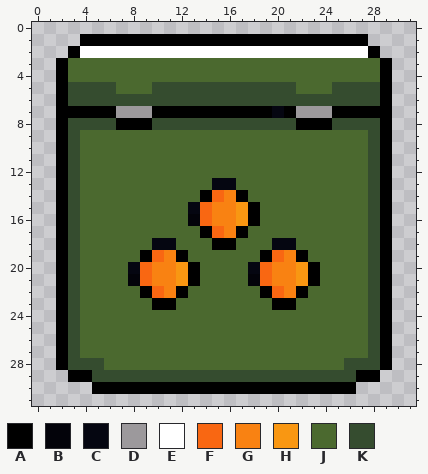
A pixel-art file gets an edit: Assets/Sprites/Crates/_ShotgunCrate.aseprite. The picture above was drawn from the file before the commit.
32x32 pixels, 1 frame. Colours within 5 levels of each other are drawn and written as one.
Palette (. is transparent): A #000000  B #03030a  C #050611  D #9c999c  E #ffffff  F #f96712  G #f98212  H #f99712  J #4b692f  K #354c2f
Pixels before, first column x 2:
 1 ..AAAAAAAAAAAAAAAAAAAAAAAA..
 2 .AEEEEEEEEEEEEEEEEEEEEEEEEA.
 3 AJJJJJJJJJJJJJJJJJJJJJJJJJJA
 4 AJJJJJJJJJJJJJJJJJJJJJJJJJJA
 5 AKKKKJJJKKKKKKKKKKKKJJJKKKKA
 6 AKKKKKKKKKKKKKKKKKKKKKKKKKKA
 7 AAAAADDDAAAAAAAAAACADDDAAAAA
 8 AKKKKAAAKKKKKKKKKKKKAAAKKKKA
 9 AKJJJJJJJJJJJJJJJJJJJJJJJJKA
10 AKJJJJJJJJJJJJJJJJJJJJJJJJKA
11 AKJJJJJJJJJJJJJJJJJJJJJJJJKA
12 AKJJJJJJJJJJJJJJJJJJJJJJJJKA
13 AKJJJJJJJJJJJCCJJJJJJJJJJJKA
14 AKJJJJJJJJJJAFGAJJJJJJJJJJKA
15 AKJJJJJJJJJCFGGHAJJJJJJJJJKA
16 AKJJJJJJJJJBFGGHAJJJJJJJJJKA
17 AKJJJJJJJJJJAFGAJJJJJJJJJJKA
18 AKJJJJJJCCJJJAAJJJCCJJJJJJKA
19 AKJJJJJAFGAJJJJJJAFGAJJJJJKA
20 AKJJJJCFGGHAJJJJCFGGHAJJJJKA
21 AKJJJJBFGGHAJJJJBFGGHAJJJJKA
22 AKJJJJJAFGAJJJJJJAFGAJJJJJKA
23 AKJJJJJJAAJJJJJJJJAAJJJJJJKA
24 AKJJJJJJJJJJJJJJJJJJJJJJJJKA
25 AKJJJJJJJJJJJJJJJJJJJJJJJJKA
26 AKJJJJJJJJJJJJJJJJJJJJJJJJKA
27 AKJJJJJJJJJJJJJJJJJJJJJJJJKA
28 AKKKJJJJJJJJJJJJJJJJJJJJKKKA
29 .AAKKKKKKKKKKKKKKKKKKKKKKAA.
30 ...AAAAAAAAAAAAAAAAAAAAAA...
The same view after the edit:
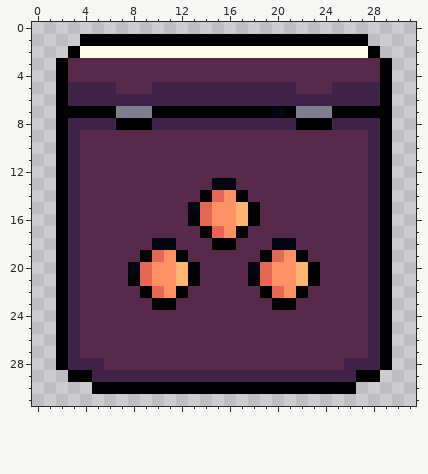
From old to new:
colour D: #9c999c -> #7e7e8f
colour E: #ffffff -> #ffffeb
colour F: #f96712 -> #e36956
colour G: #f98212 -> #ff9166
colour H: #f99712 -> #ffb570
colour J: #4b692f -> #57294b
colour K: #354c2f -> #3e2347
Boxes around the changes in both pictures, in picture pixels (x1, y1, x2, y2):
changed: (68, 46, 380, 382)
